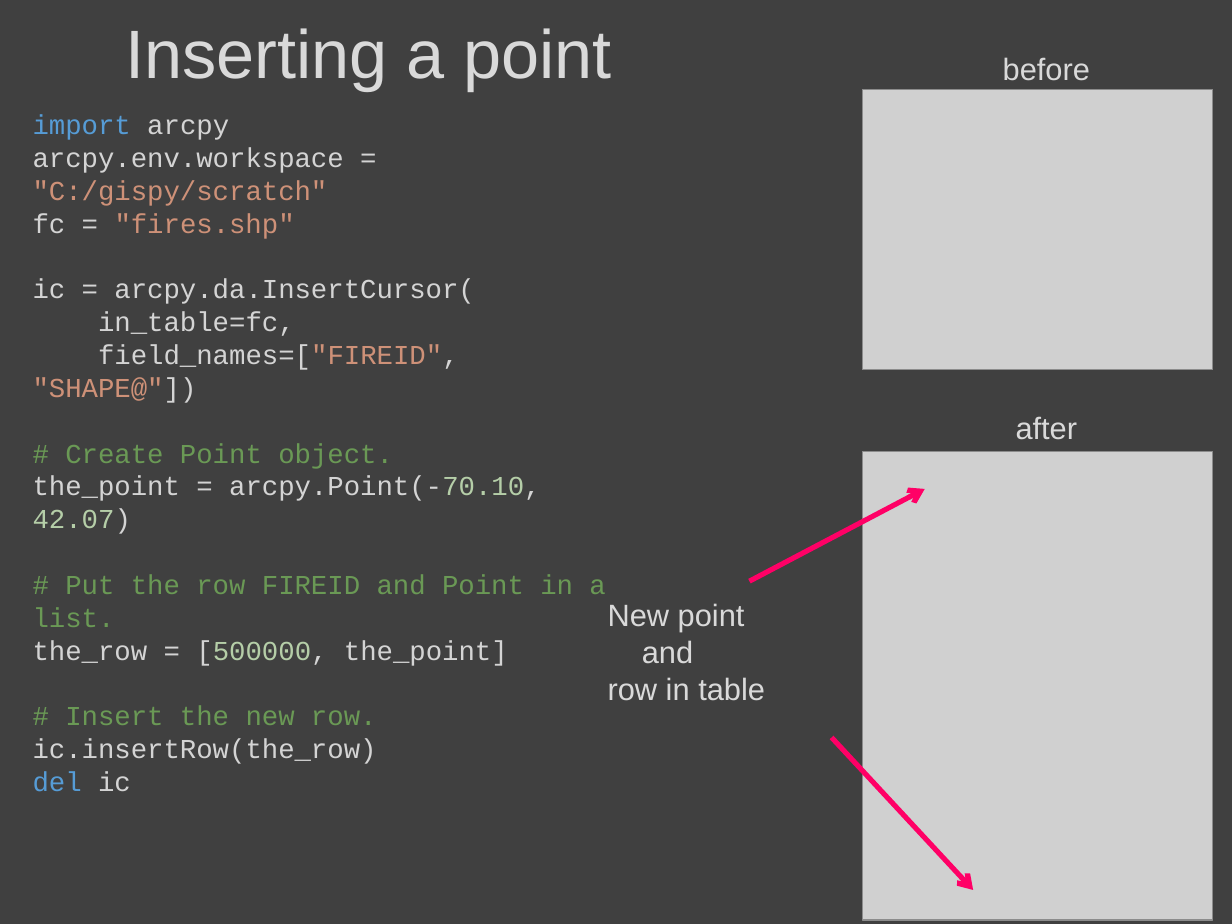
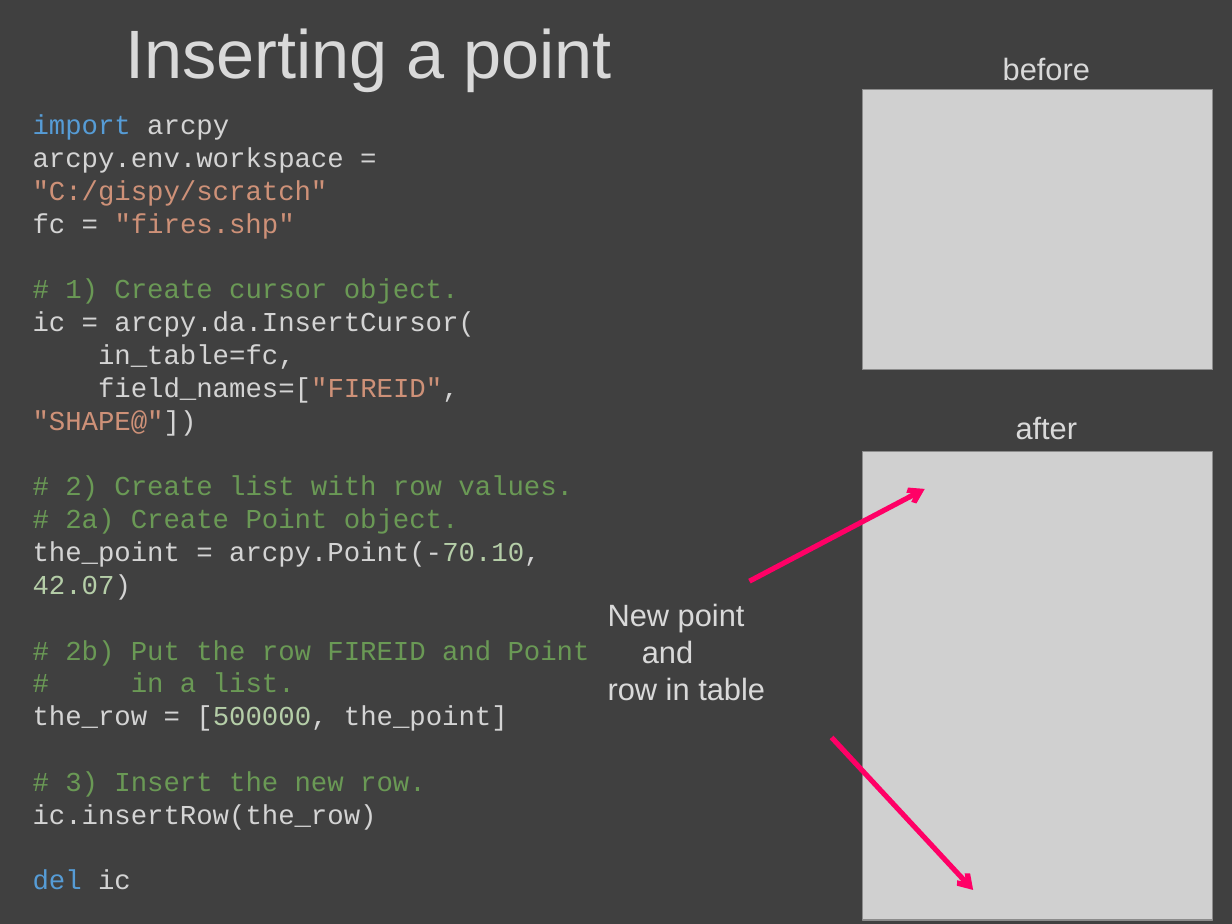
Before and after one commit to lgtateos/gis540, a slide deck: slide 97 of slides/cursors.pptx (slide 95 before the commit). Drawn at 1232x924 pixels with LibreOffice and Linux fonts; fonts in the diff are those of the drawing; grey boxes stand for pictures. Boxes give left, top, right and bottom in pixels: in the first picture for what was removed or moved away, otherwise in the second. Text is boxed around its words. In the diff, an @@ line names an element or a change of style, - is before the commit and + after.

```diff
--- a/slides/cursors.pptx
+++ b/slides/cursors.pptx
@@ text at (33,279,474,337): text changed @@
-ic = arcpy.da.InsertCursor(
+# 1) Create cursor object.
+ic = arcpy.da.InsertCursor(
@@ text at (65,476,573,534): text changed @@
-# Create Point object.
+# 2) Create list with row values.
+# 2a) Create Point object.
@@ text at (65,640,590,692): text changed @@
-# Put the row FIREID and Point in a list.
+# 2b) Put the row FIREID and Point
+# in a list.
@@ text at (65,772,426,797): text changed @@
-# Insert the new row.
+# 3) Insert the new row.
```
Also in this commit, not shown: 12 other slides changed, 9 slides added, 3 slides removed.
